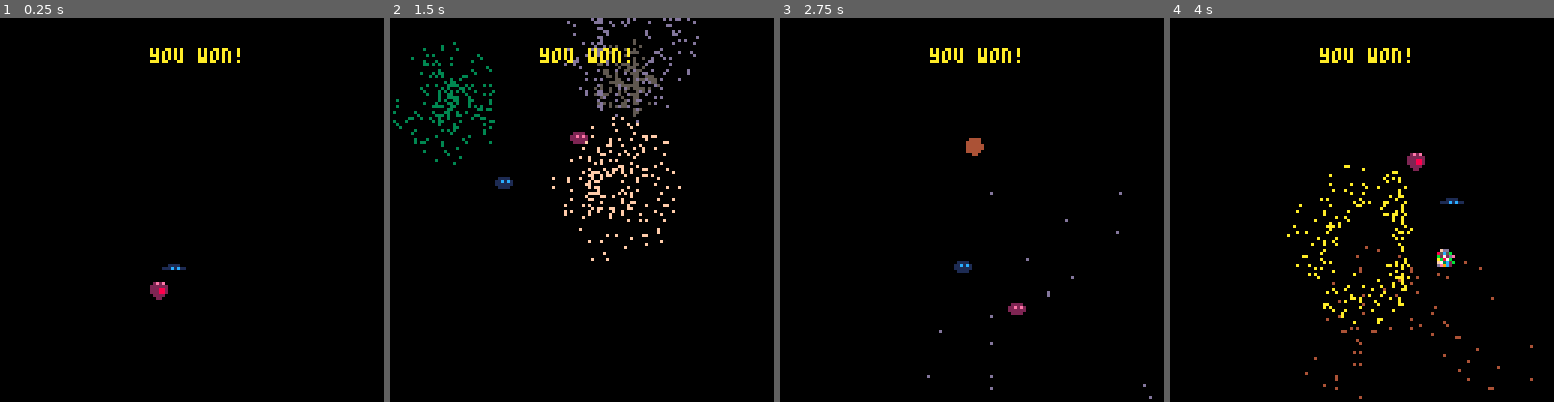
Above: before the commit, frames 1-4 (left to right).
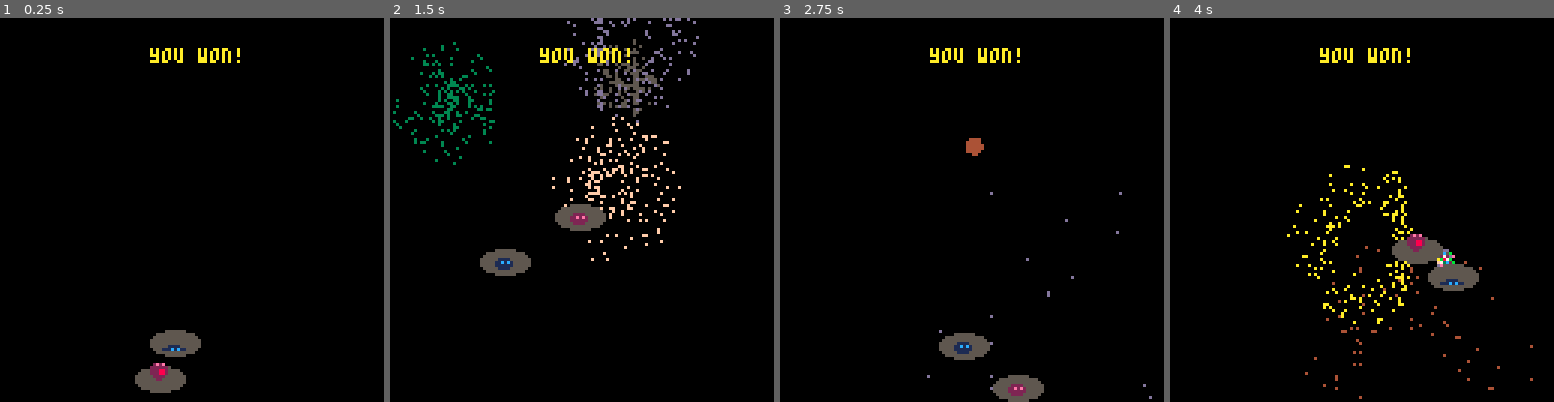
Above: after the commit, the same moments.

Repository: sdegutis/shepherdgame.com
Game: PICO-8 cartridge team.p8
The game is run twice, just before and just after one commit, with the same random seed, the same clock (stepped at 60 frames per second) and the same inputs.
Inputs:
- Up to frame 1 (0.25 s): no input
- Up to frame 2 (1.5 s): tap X (X key) at 0.33, 1.07 s; tap O (Z key) at 0.7 s
- Up to frame 3 (2.75 s): hold Right 1.6-2.1 s; tap O (Z key) at 1.7, 2.1, 2.5 s; tap X (X key) at 1.85 s; hold Up 2.15-2.42 s; hold Right from 2.47 s (still down)
- Up to frame 4 (4 s): tap O (Z key) at 2.9, 3.3, 3.7 s; tap X (X key) at 2.97 s; release Right at 3.03 s; hold Left 3.08-3.58 s; hold Down 3.63-3.97 s

The runs differ from the first frame. In frame 1, 1.7% of the frame differs, in the area x 35-53%, y 64-98%; in frame 2, 1.7%; in frame 3, 1.7%; in frame 4, 1.7%.

Commit message:
Dancing spotlights but dance lower on screen

Diff:
--- a/team.p8
+++ b/team.p8
@@ -608,9 +608,11 @@
 end
 
 function draw_winner(g)
+	ovalfill(g.x-4, g.y,
+	         g.x+12,g.y+8, 5)
 	local s = g.s + 1
 	if (time()%1 < 0.5) s += 1
-	spr(s, g.x, g.y)
+	spr(s, g.x, g.y-1)
 end
 
 function stime()
@@ -667,6 +669,9 @@
 function updatecredits()
 	guy1:dance()
 	guy2:dance()
+
+	guy1.y += 28
+	guy2.y += 28
 
 	t+=1 if (t==30)t=0
 	if rnd(200) < t then
